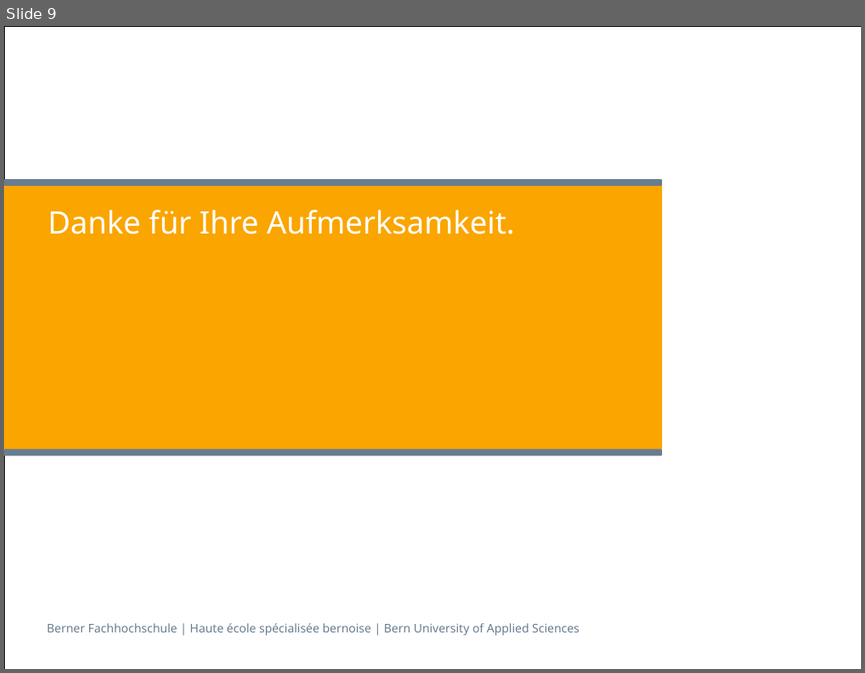
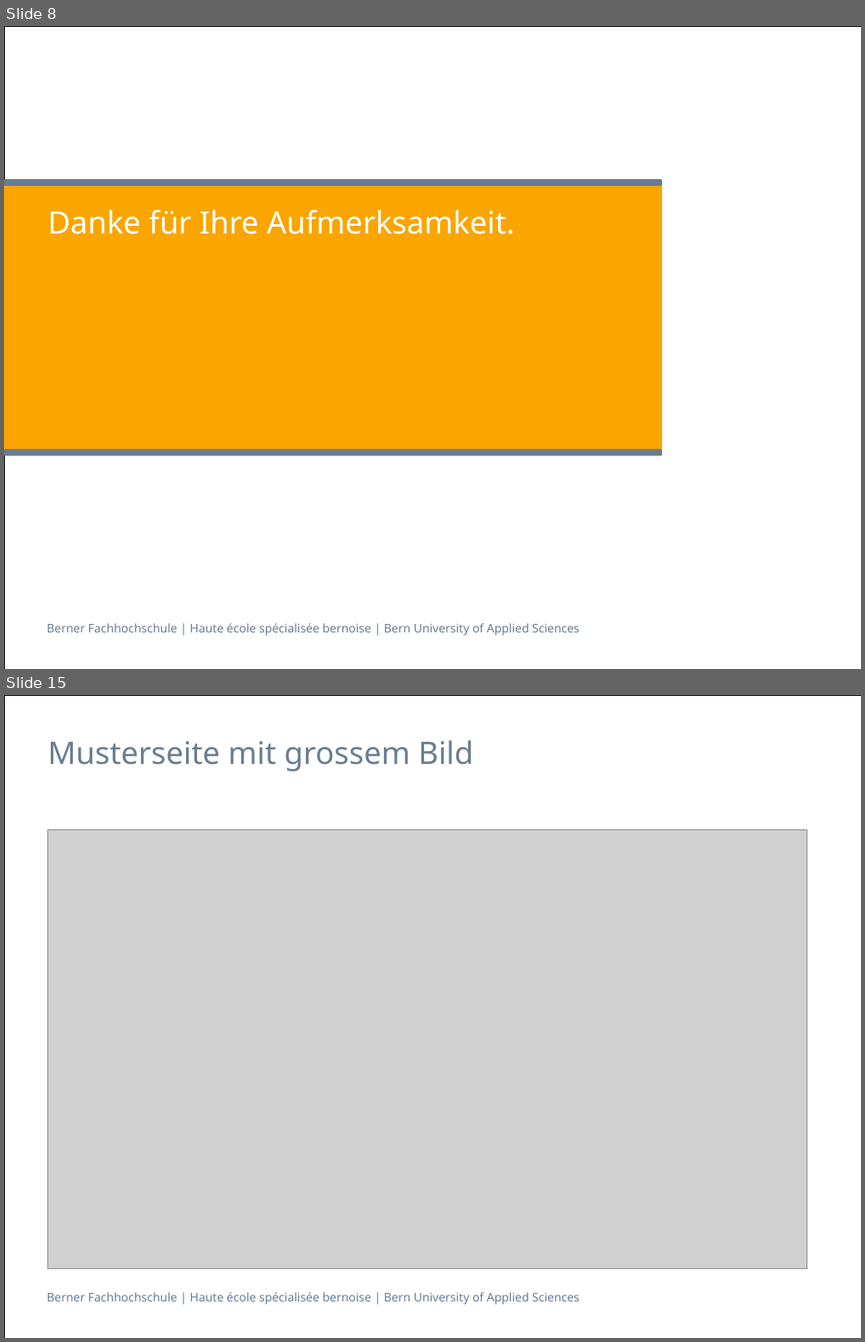
Before and after one commit to sevib1/ch.bfh.btx8081.w2016.blue, a slide deck: doc/CS1/Präsentation_CS1_Task_3_Blau.pptx. Shown one above the other, each under a label of ours: slide 9 before the commit, slides 8 and 15 after it; the slides between them are not shown. The pictures are 865x673 and 865x1342 pixels, drawn with LibreOffice and Linux fonts; fonts in the diff are those of the drawing; grey boxes stand for pictures. Boxes give left, top, right and bottom in pixels: in the first picture for what was removed or moved away, otherwise in the second. Text is boxed around its words. In the diff, an @@ line names an element or a change of style, - is before the commit and + after.

```diff
--- a/doc/CS1/Präsentation_CS1_Task_3_Blau.pptx
+++ b/doc/CS1/Präsentation_CS1_Task_3_Blau.pptx
@@ slide 15 added at (4,695,861,1338), background #FFFFFF; not listed: 2 template elements that a slide beside it also shows @@
@@ title added at (48,740,473,771), 26 pt, text #697D91 @@
+Musterseite mit grossem Bild
@@ picture added at (47,829,806,1268) @@
@@ what was slide 9 is now slide 8 @@
```
Also in this commit, not shown: 1 slide changed, 26 other slides added, 7 slides removed.
